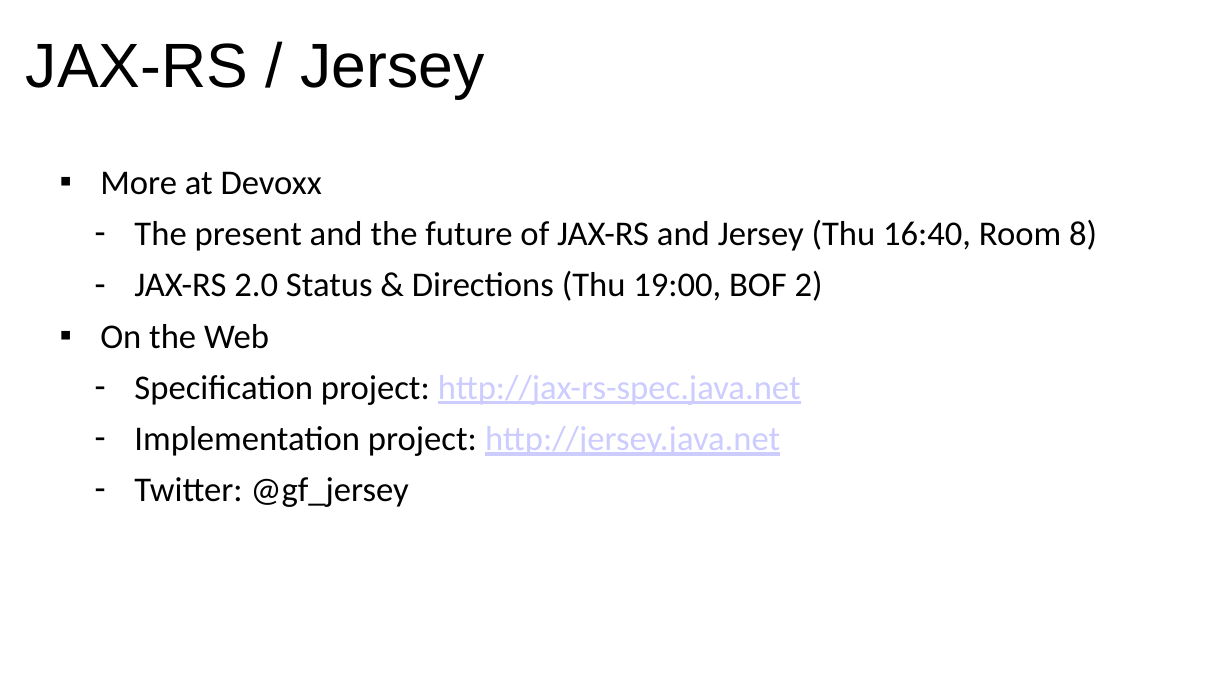
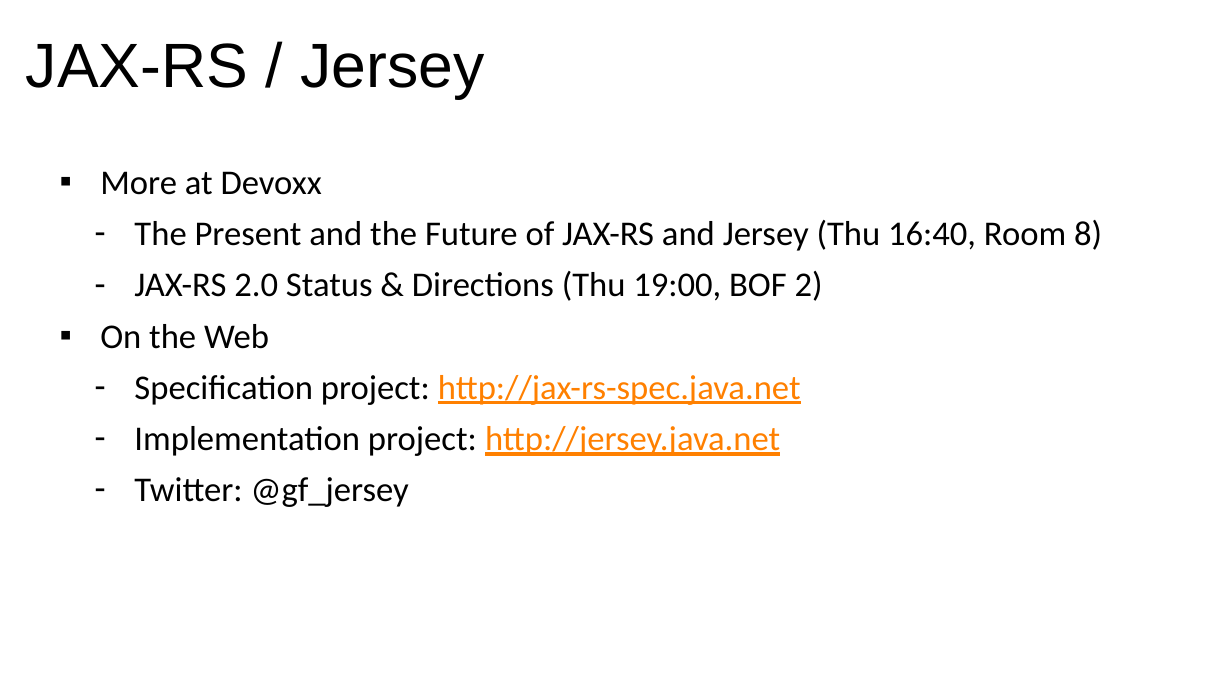
Before and after one commit to javaee/jersey-hol-sse-websocket, a slide deck: slide 22 of lab-guide-devoxx.pptx (slide 19 before the commit). Drawn at 1232x693 pixels with LibreOffice and Linux fonts; fonts in the diff are those of the drawing; background and template pictures are left out. Boxes give left, top, right and bottom in pixels: in the first picture for what was removed or moved away, otherwise in the second. Text is boxed around its words. In the diff, an @@ line names an element or a change of style, - is before the commit and + after.

```diff
--- a/lab-guide-devoxx.pptx
+++ b/lab-guide-devoxx.pptx
@@ text at bbox=[134, 220, 1102, 251]: text changed @@
-  – The present and the future of JAX-RS and Jersey (Thu 16:40, Room 8)
+  – The Present and the Future of JAX-RS and Jersey (Thu 16:40, Room 8)
@@ text at bbox=[134, 375, 801, 456]: text colour #CCCCFF to #FF8000 in "http://jax-rs-spec.java.net", "http://jersey.java.net" @@
```
Also in this commit, not shown: 14 other slides changed, 3 slides added.
